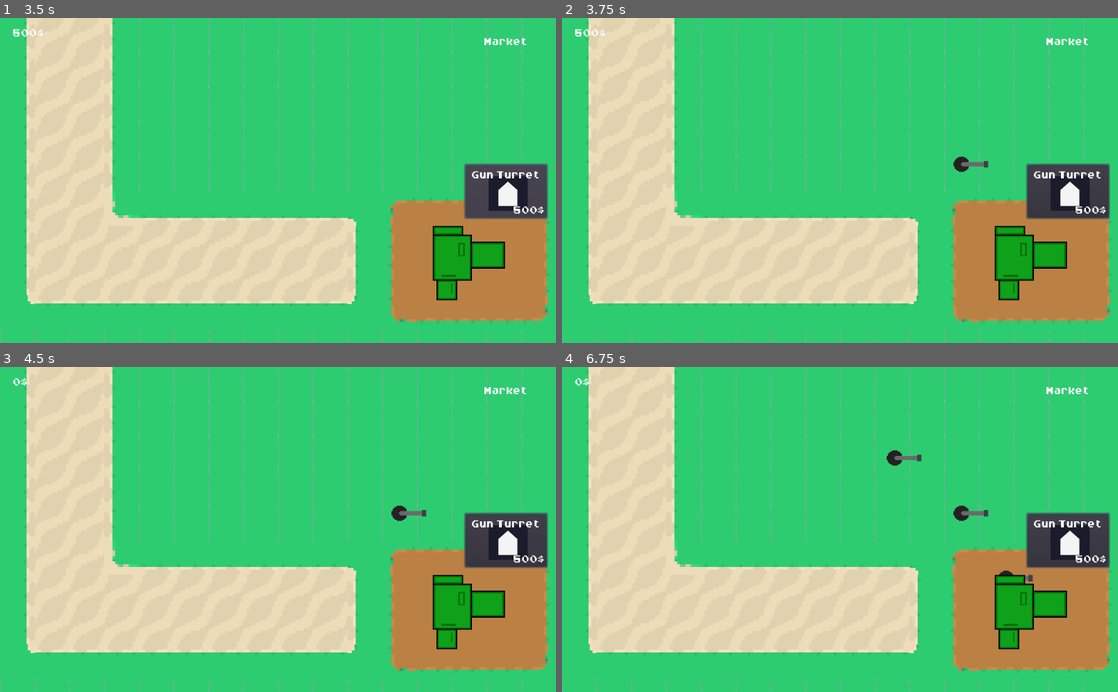
Above: before the commit, frames 1-4 (two rows, left to right).
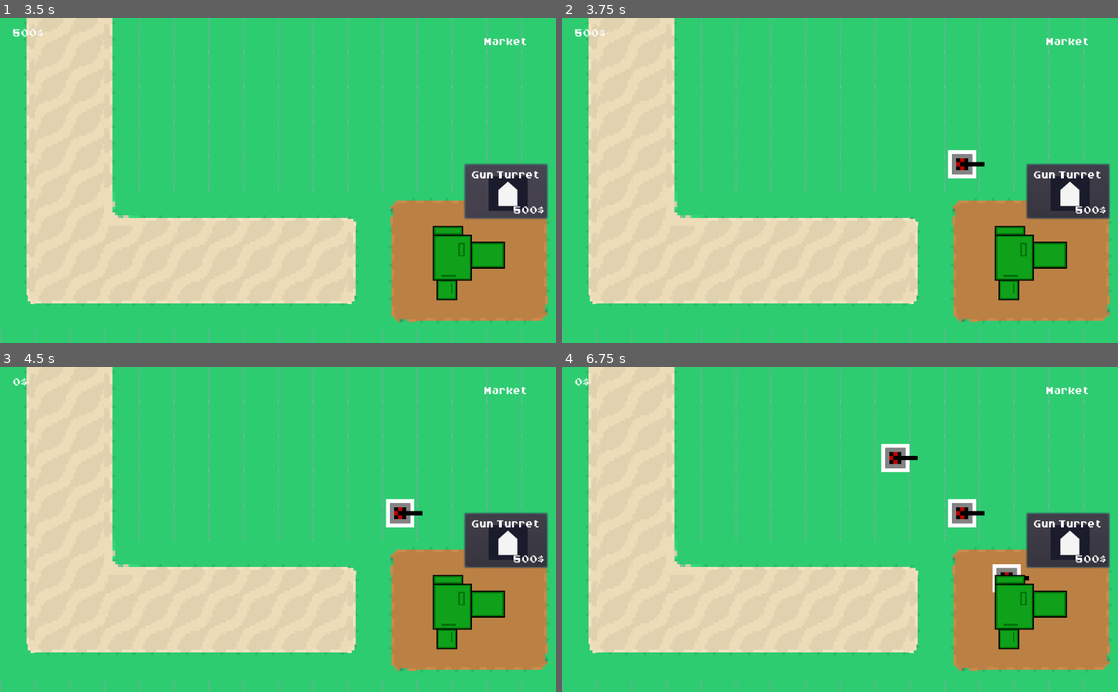
Above: after the commit, the same moments.

Repository: Godot-Wild-Jam-22-Team/TowerDefense
Game: Godot game, scene res://GUI/StartScreen.tscn
Two runs of this game, one before a commit and one after it. Both use one fixed random seed, a clock stepped at 60 frames per second and the inputs below.
Inputs (mouse positions are in pixels of both pictures, inside the frame that each line leads up to):
- Up to frame 1 (3.5 s): click "Start" at 0.5 s; click "Gun Turret" at 1.25 s; click "Gun Turret" at 2 s; click "Gun Turret" at 2.75 s
- Up to frame 2 (3.75 s): tap Enter at 3.5 s; move the mouse to (962, 164) at 3.52 s; press the mouse at (962, 164) at 3.53 s
- Up to frame 3 (4.5 s): release the mouse at (400, 513) at 4.25 s; tap Space at 4.25 s; drag from (166, 545) to (505, 539) at 4.27 s
- Up to frame 4 (6.75 s): tap Enter at 5, 6.5 s; move the mouse to (895, 458) at 5.02 s; press the mouse at (895, 458) at 5.03 s; release the mouse at (895, 458) at 5.75 s; tap Space at 5.75 s; drag from (812, 594) to (1084, 539) at 5.77 s; move the mouse to (1006, 578) at 6.52 s; press the mouse at (1006, 578) at 6.53 s

Frame 1 is identical in both runs. In frame 2, 0.5% of the frame differs, in the area x 69-77%, y 40-50%; in frame 3, 0.5%; in frame 4, 1.2%, in the area x 57-85%, y 23-70%.

Commit message:
Imported new sprite for cannon

Diff:
--- a/GWJ22/Defenses/Turrets/Turret.tscn
+++ b/GWJ22/Defenses/Turrets/Turret.tscn
@@ -4,7 +4,7 @@
 [ext_resource path="res://Defenses/DraggableObject.tscn" type="PackedScene" id=2]
 [ext_resource path="res://Defenses/Turrets/Bullet.tscn" type="PackedScene" id=3]
 [ext_resource path="res://Defenses/Turrets/Vision.tscn" type="PackedScene" id=4]
-[ext_resource path="res://Assets/Sprites/turret.png" type="Texture" id=5]
+[ext_resource path="res://Assets/Sprites/Turrets again.png" type="Texture" id=5]
 
 [node name="Turret" groups=[
 "player",
@@ -21,9 +21,11 @@
 visible = false
 
 [node name="Sprite" parent="." index="3"]
-position = Vector2( 16, 0 )
-scale = Vector2( 2, 2 )
+scale = Vector2( 0.5, 0.5 )
 texture = ExtResource( 5 )
+vframes = 3
+hframes = 3
+frame = 4
 
 [node name="Position2D" type="Position2D" parent="." index="4"]
 position = Vector2( 32, 0 )
Binary file removed: GWJ22/Assets/Sprites/Future turret.png
Binary file added: GWJ22/Assets/Sprites/Turrets again.png
Not shown, changed: GWJ22/Assets/Sprites/Turrets again.png.import
